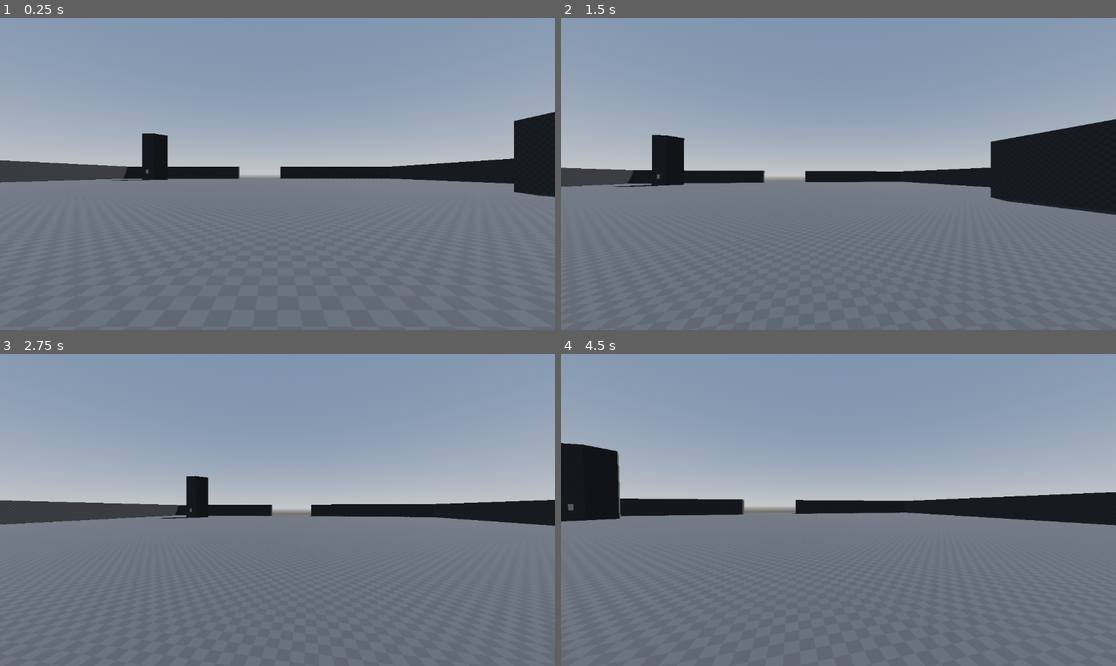
Above: before the commit, frames 1-4 (two rows, left to right).
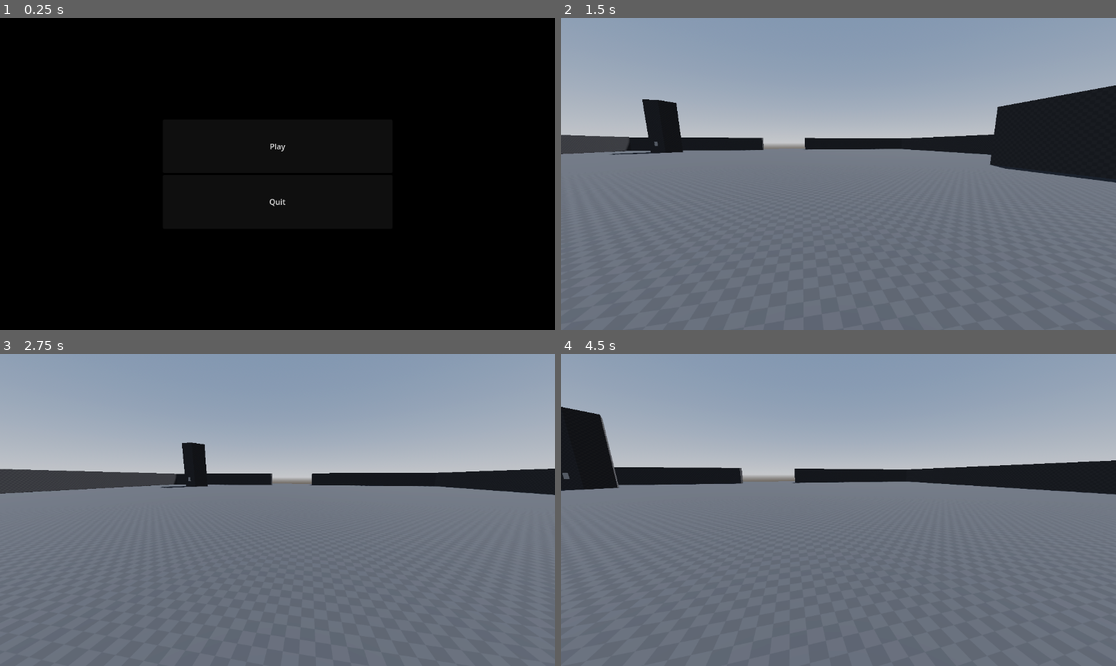
Above: after the commit, the same moments.

Repository: pokemeta/s_stalker
Game: Godot game, scene res://mainmenu.tscn
Same seed, same stepped clock (60 frames per second), same inputs: the game is played once before the commit and once after it. Before the commit the project starts from res://world_navmeshtest.tscn.
Inputs (mouse positions are in pixels of both pictures, inside the frame that each line leads up to):
- Up to frame 1 (0.25 s): no input
- Up to frame 2 (1.5 s): click (838, 145) at 0.5 s, where only the run after the commit has a clickable "Play"; tap Enter (ui_accept) at 1.25 s; move the mouse to (866, 174) at 1.27 s; hold W (up) from 1.28 s (still down); click (866, 174) at 1.35 s
- Up to frame 3 (2.75 s): keep holding W (up); tap Enter (ui_accept) at 1.52, 2.27 s; move the mouse to (249, 510) at 2.02 s; tap Shift (sprint) at 2.1 s
- Up to frame 4 (4.5 s): keep holding W (up); move the mouse to (849, 503) at 2.77 s; tap Delete at 2.85 s; move the mouse to (832, 516) at 3.52 s; tap X at 3.6 s; click (832, 516) at 3.67 s; tap Enter (ui_accept) at 3.77 s; move the mouse to (877, 513) at 4.27 s; tap Backspace at 4.35 s

The runs differ from the first frame. In frame 1, 99% of the frame differs, in the area x 0-100%, y 0-100%; in frame 2, 20%; in frame 3, 18%; in frame 4, 19%.

Commit message:
Basic main menu implemented

Diff:
--- /dev/null
+++ b/mainmenu.gd
@@ -0,0 +1,7 @@
+extends Control
+
+func _on_play_button_pressed():
+	get_tree().change_scene_to_file("res://world_navmeshtest.tscn")
+
+func _on_quit_button_pressed():
+	get_tree().quit()
--- /dev/null
+++ b/mainmenu.tscn
@@ -0,0 +1,49 @@
+[gd_scene load_steps=2 format=3 uid="uid://djtg57vv8uep7"]
+
+[ext_resource type="Script" path="res://mainmenu.gd" id="1_600g6"]
+
+[node name="Main_menu" type="Control"]
+layout_mode = 3
+anchors_preset = 15
+anchor_right = 1.0
+anchor_bottom = 1.0
+grow_horizontal = 2
+grow_vertical = 2
+script = ExtResource("1_600g6")
+
+[node name="ColorRect" type="ColorRect" parent="."]
+layout_mode = 1
+anchors_preset = 15
+anchor_right = 1.0
+anchor_bottom = 1.0
+grow_horizontal = 2
+grow_vertical = 2
+color = Color(0, 0, 0, 1)
+
+[node name="VBoxContainer" type="VBoxContainer" parent="."]
+layout_mode = 1
+anchors_preset = 8
+anchor_left = 0.5
+anchor_top = 0.5
+anchor_right = 0.5
+anchor_bottom = 0.5
+offset_left = -238.5
+offset_top = -113.5
+offset_right = 238.5
+offset_bottom = 113.5
+grow_horizontal = 2
+grow_vertical = 2
+
+[node name="PlayButton" type="Button" parent="VBoxContainer"]
+layout_mode = 2
+size_flags_vertical = 3
+text = "Play"
+
+[node name="QuitButton" type="Button" parent="VBoxContainer"]
+layout_mode = 2
+size_flags_vertical = 3
+text = "Quit
+"
+
+[connection signal="pressed" from="VBoxContainer/PlayButton" to="." method="_on_play_button_pressed"]
+[connection signal="pressed" from="VBoxContainer/QuitButton" to="." method="_on_quit_button_pressed"]
--- a/project.godot
+++ b/project.godot
@@ -11,7 +11,7 @@
 [application]
 
 config/name="s_stalker"
-run/main_scene="res://world_navmeshtest.tscn"
+run/main_scene="res://mainmenu.tscn"
 config/features=PackedStringArray("4.1", "Forward Plus")
 config/icon="res://icon.svg"
 
--- a/world_navmeshtest.tscn
+++ b/world_navmeshtest.tscn
@@ -478,7 +478,7 @@
 
 [node name="Enemy" parent="." node_paths=PackedStringArray("teleport_points") instance=ExtResource("4_y8v5b")]
 transform = Transform3D(1, 0, 0, 0, 1, 0, 0, 0, 1, 27, 0, 62)
-teleport_points = [NodePath(""), NodePath(""), NodePath(""), NodePath(""), NodePath(""), NodePath("")]
+teleport_points = [null, null, null, null, null, null]
 
 [node name="Playercontroller" parent="." node_paths=PackedStringArray("enemy") instance=ExtResource("6_5o7ut")]
 transform = Transform3D(1, 0, 0, 0, 1, 0, 0, 0, 1, 0, 1, 0)
